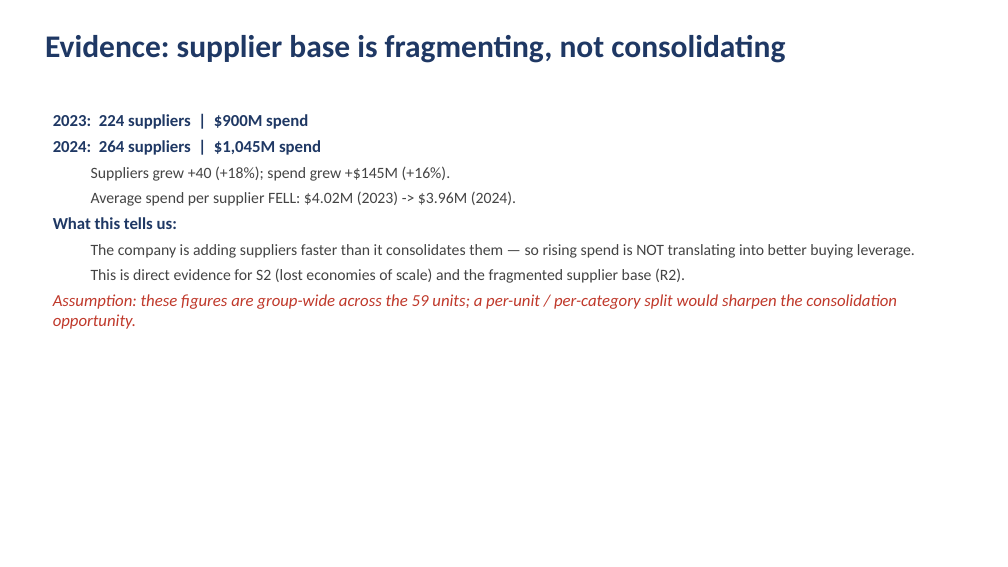
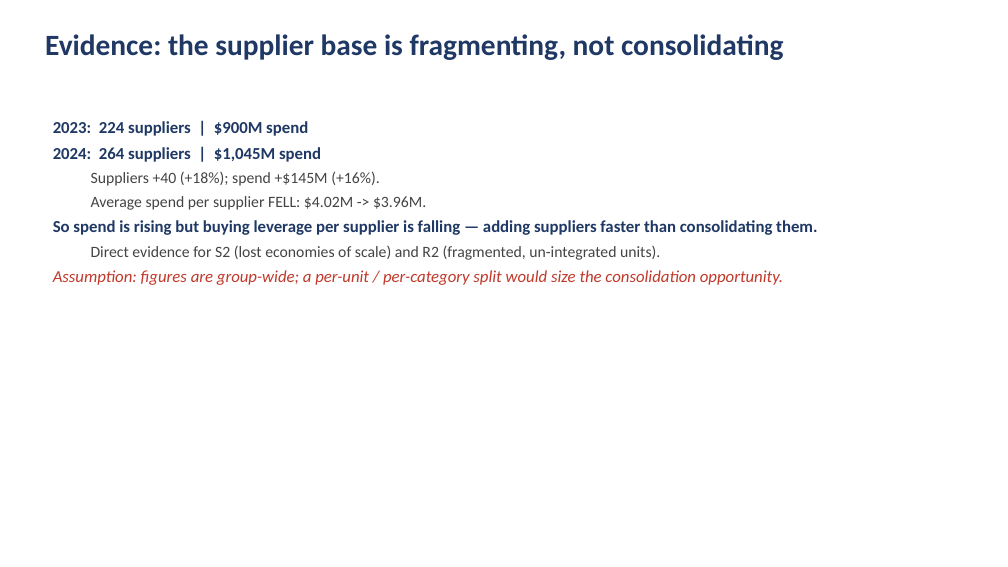
Before and after one commit to DAVIDEJI20/-irri-website, a slide deck: slide 5 of NextTech_Procurement_Analysis.pptx (slide 9 before the commit). Drawn at 1008x567 pixels with LibreOffice and Linux fonts; fonts in the diff are those of the drawing. Boxes give left, top, right and bottom in pixels: in the first picture for what was removed or moved away, otherwise in the second. Text is boxed around its words. In the diff, an @@ line names an element or a change of style, - is before the commit and + after.

```diff
--- a/NextTech_Procurement_Analysis.pptx
+++ b/NextTech_Procurement_Analysis.pptx
@@ text at (x1=45, y1=34, x2=783, y2=60): text changed; size 30 to 28 pt @@
-Evidence: supplier base is fragmenting, not consolidating
+Evidence: the supplier base is fragmenting, not consolidating
@@ text "2023: 224 suppliers | $900M ..." moved from (x1=53, y1=114, x2=915, y2=329) to (x1=53, y1=121, x2=817, y2=285) @@
@@ text at (x1=53, y1=121, x2=321, y2=162): less space between paragraphs @@
@@ text at (x1=53, y1=171, x2=817, y2=285): text changed; size 15 to 16 pt @@
-  Suppliers grew +40 (+18%); spend grew +$145M (+16%).
-  Average spend per supplier FELL: $4.02M (2023) -> $3.96M (2024).
-What this tells us:
-  The company is adding suppliers faster than it consolidates them — so rising spend is NOT translating into better buying leverage.
-  This is direct evidence for S2 (lost economies of scale) and the fragmented supplier base (R2).
-Assumption: these figures are group-wide across the 59 units; a per-unit / per-category split would sharpen the consolidation opportunity.
+  Suppliers +40 (+18%); spend +$145M (+16%).
+  Average spend per supplier FELL: $4.02M -> $3.96M.
+So spend is rising but buying leverage per supplier is falling — adding suppliers faster than consolidating them.
+  Direct evidence for S2 (lost economies of scale) and R2 (fragmented, un-integrated units).
+Assumption: figures are group-wide; a per-unit / per-category split would size the consolidation opportunity.
```
Also in this commit, not shown: 9 other slides changed, 2 slides added, 6 slides removed, 1 other file.
